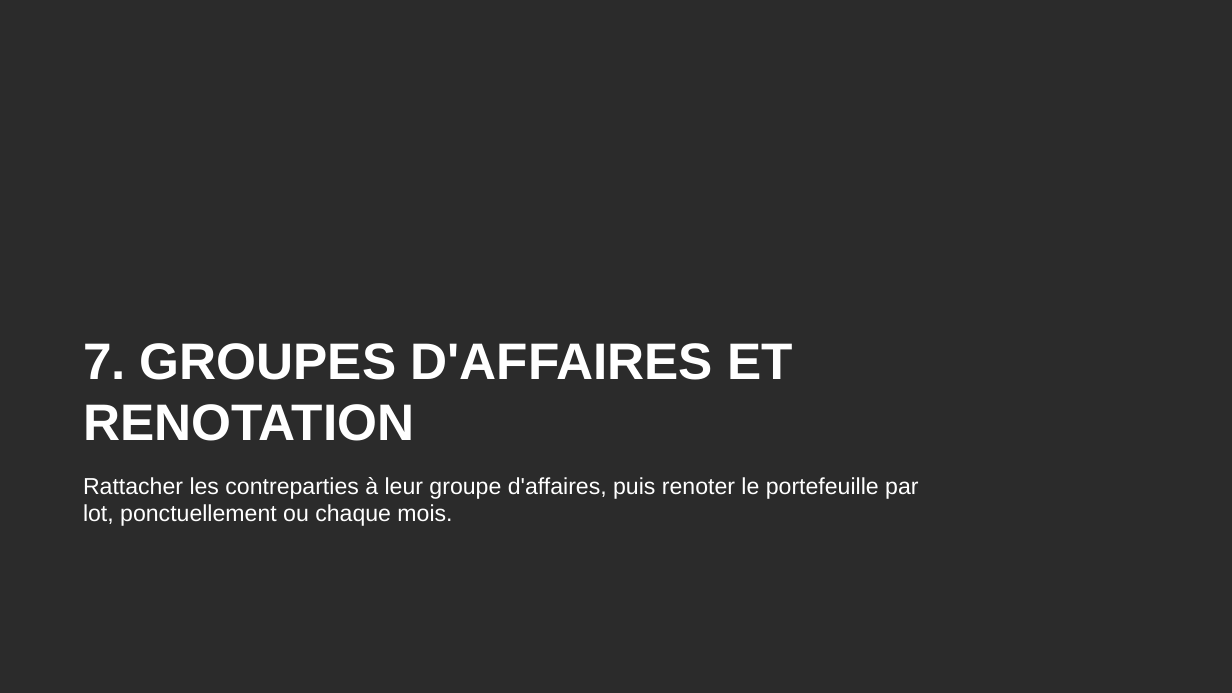
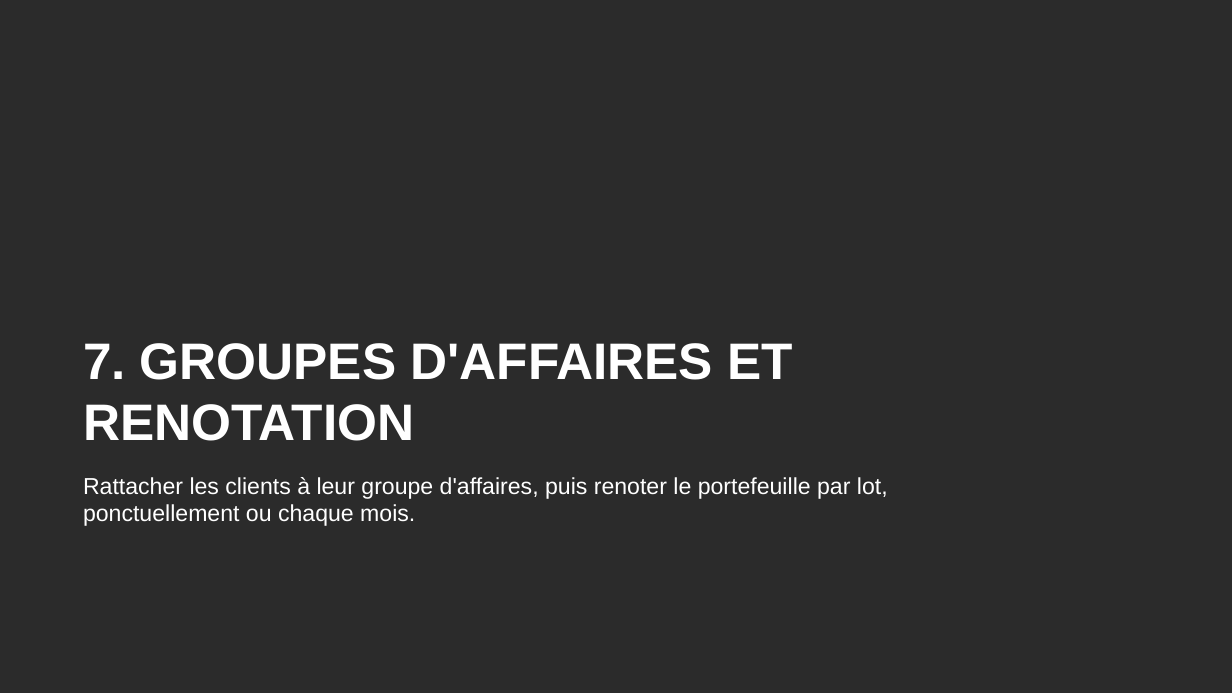
Before and after one commit to tariqeddoumi/Entreprise-scoring-cl, a slide deck: slide 48 of docs/guides/Guide_utilisateur_outil_notation.pptx (slide 47 before the commit). Drawn at 1232x693 pixels with LibreOffice and Linux fonts; fonts in the diff are those of the drawing; background and template pictures are left out; a plain dark background stands for a picture behind light text. Boxes give left, top, right and bottom in pixels: in the first picture for what was removed or moved away, otherwise in the second. Text is boxed around its words. In the diff, an @@ line names an element or a change of style, - is before the commit and + after.

```diff
--- a/docs/guides/Guide_utilisateur_outil_notation.pptx
+++ b/docs/guides/Guide_utilisateur_outil_notation.pptx
@@ text at box(83, 477, 888, 526): text changed @@
-Rattacher les contreparties à leur groupe d'affaires, puis renoter le portefeuille par lot, ponctuellement ou chaque mois.
+Rattacher les clients à leur groupe d'affaires, puis renoter le portefeuille par lot, ponctuellement ou chaque mois.
```
Also in this commit, not shown: 22 other slides changed, 2 slides added, 26 other files.
